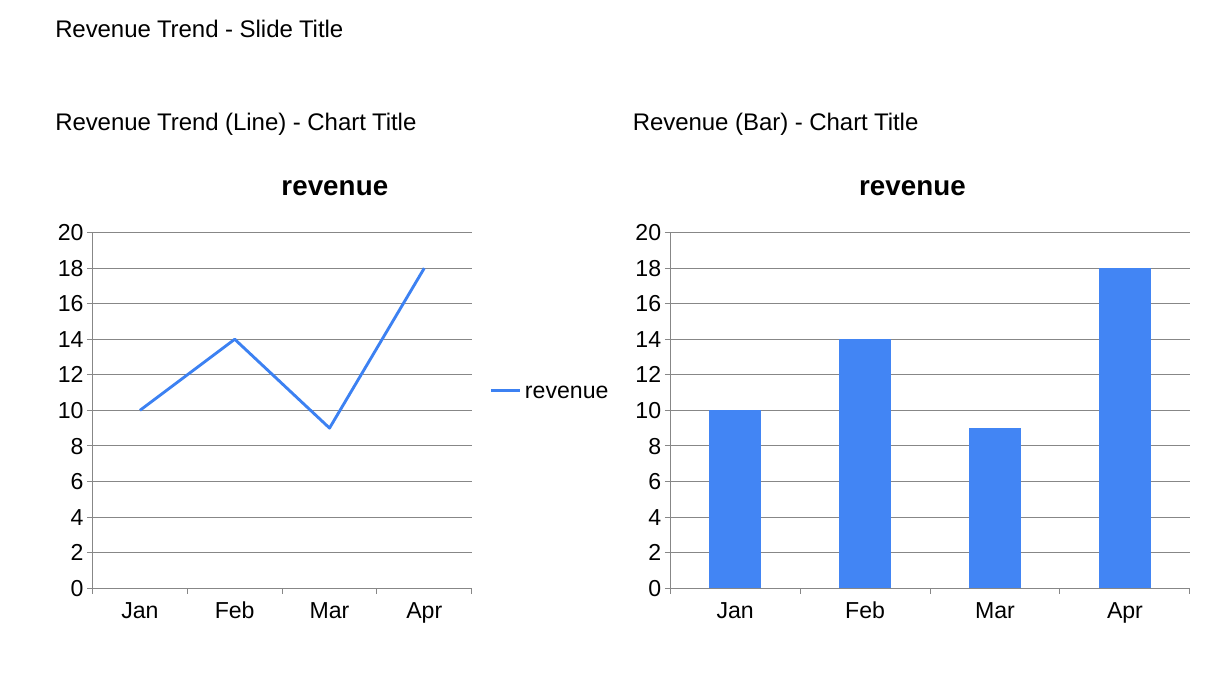
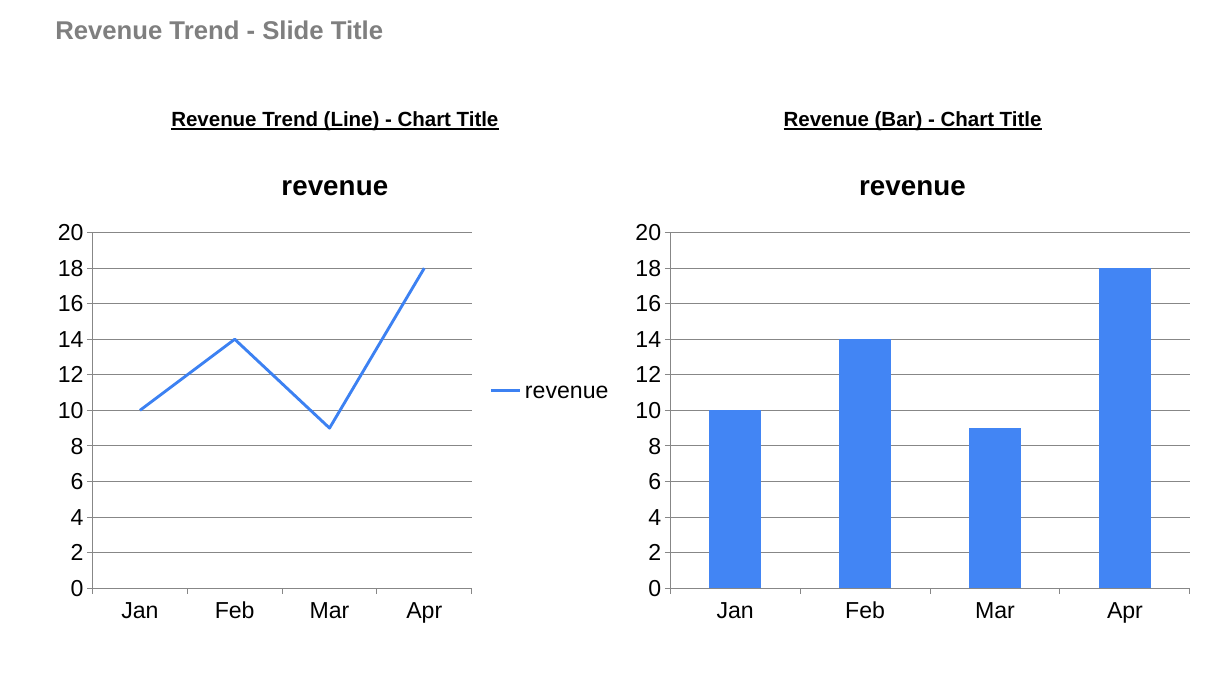
Before and after one commit to josephcobb111/deckbridge, a slide deck: slide 3 of notebooks/demo.pptx. Drawn at 1232x693 pixels with LibreOffice and Linux fonts; fonts in the diff are those of the drawing. Boxes give left, top, right and bottom in pixels: in the first picture for what was removed or moved away, otherwise in the second. Text is boxed around its words. In the diff, an @@ line names an element or a change of style, - is before the commit and + after.

```diff
--- a/notebooks/demo.pptx
+++ b/notebooks/demo.pptx
@@ text "Revenue Trend - Slide Title" at box(55, 20, 383, 39): size 18.7 to 20 pt, text colour #000000 to #7F7F7F, bold on @@
@@ text "Revenue Trend (Line) - Chart ..." at box(171, 111, 499, 131): size 18.7 to 16 pt, bold on, underline on; alignment left to centre @@
@@ text "Revenue (Bar) - Chart Title" at box(784, 111, 1042, 130): size 18.7 to 16 pt, bold on, underline on; alignment left to centre @@
```
Also in this commit, not shown: 3 other slides changed, 4 other files.
